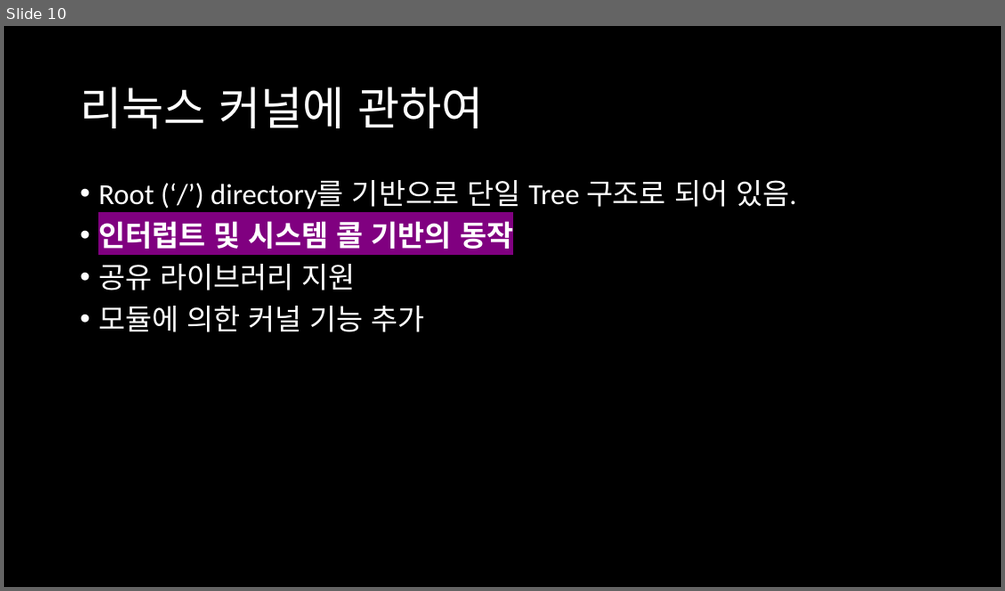
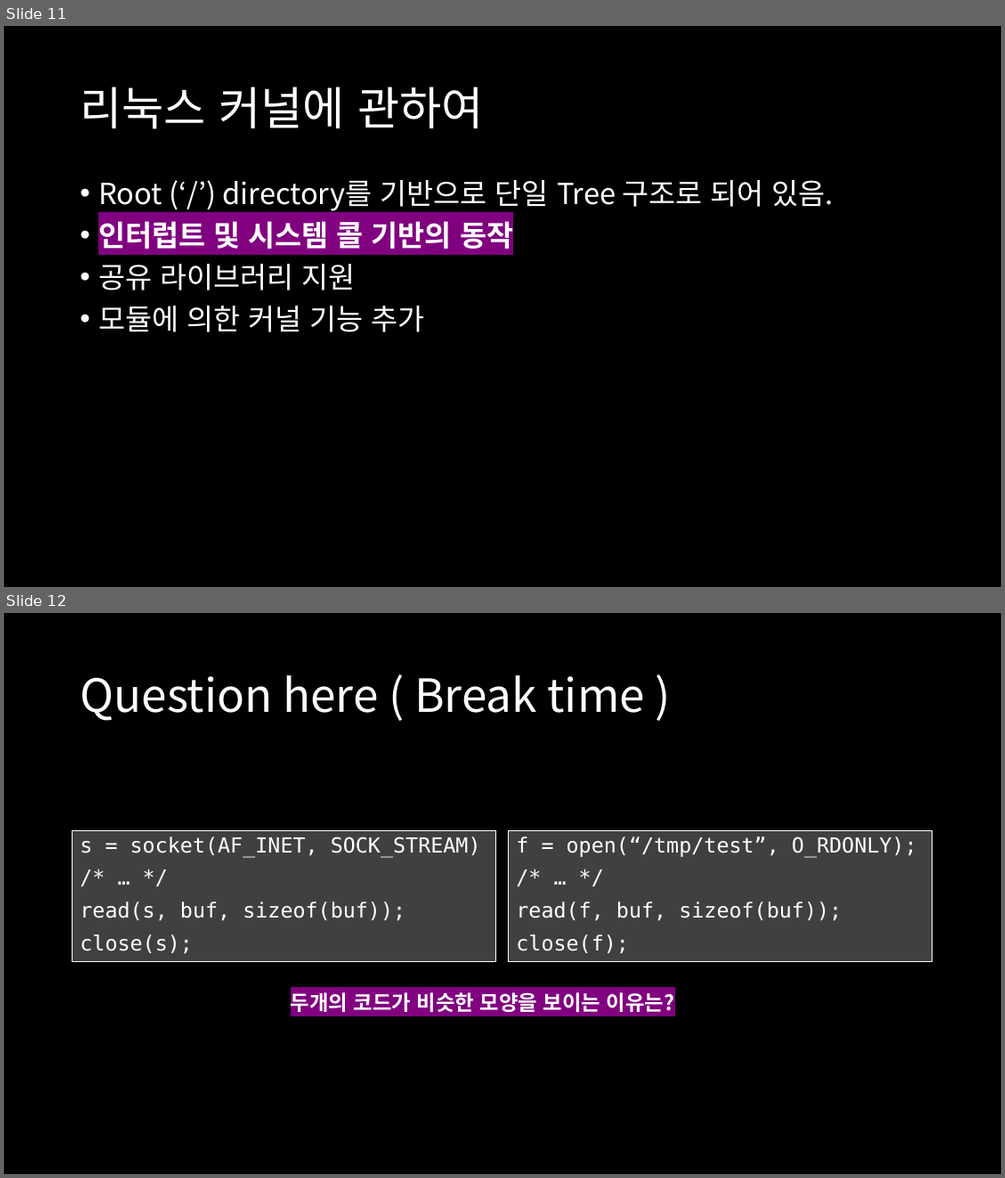
Before and after one commit to d0now/2020_lindroid_research, a slide deck: month_1/day_1/Month 1, Day 1.pptx. Shown one above the other, each under a label of ours: slide 10 before the commit, slides 11 and 12 after it. The pictures are 1005x591 and 1005x1178 pixels, drawn with LibreOffice and Linux fonts; fonts in the diff are those of the drawing. Boxes give left, top, right and bottom in pixels: in the first picture for what was removed or moved away, otherwise in the second. Text is boxed around its words. In the diff, an @@ line names an element or a change of style, - is before the commit and + after.

```diff
--- a/month_1/day_1/Month 1, Day 1.pptx
+++ b/month_1/day_1/Month 1, Day 1.pptx
@@ slide 12 added at <box>4,613,1001,1174</box>, background #000000 @@
@@ title added at <box>80,675,645,721</box>, 44 pt, text #FFFFFF @@
+Question here ( Break time )
@@ text added at <box>73,831,497,962</box>, fill #404040, outline #FFFFFF 0.75 pt, 20 pt, text #FFFFFF @@
+s = socket(AF_INET, SOCK_STREAM)
+/* … */
+read(s, buf, sizeof(buf));
+close(s);
@@ text added at <box>509,831,933,962</box>, fill #404040, outline #FFFFFF 0.75 pt, 20 pt, text #FFFFFF @@
+f = open(“/tmp/test”, O_RDONLY);
+/* … */
+read(f, buf, sizeof(buf));
+close(f);
@@ text added at <box>291,992,675,1012</box>, 20 pt, text #FFFFFF, bold @@
+두개의 코드가 비슷한 모양을 보이는 이유는?
@@ what was slide 10 is now slide 11 @@
@@ slide 11 changed as well @@
@@ text "Root (‘/’) directory를 기반으로 단일 ..." at <box>98,180,833,332</box>: font Calibri to Noto Sans CJK KR @@
```
Also in this commit, not shown: 19 other slides changed, 3 other slides added.
